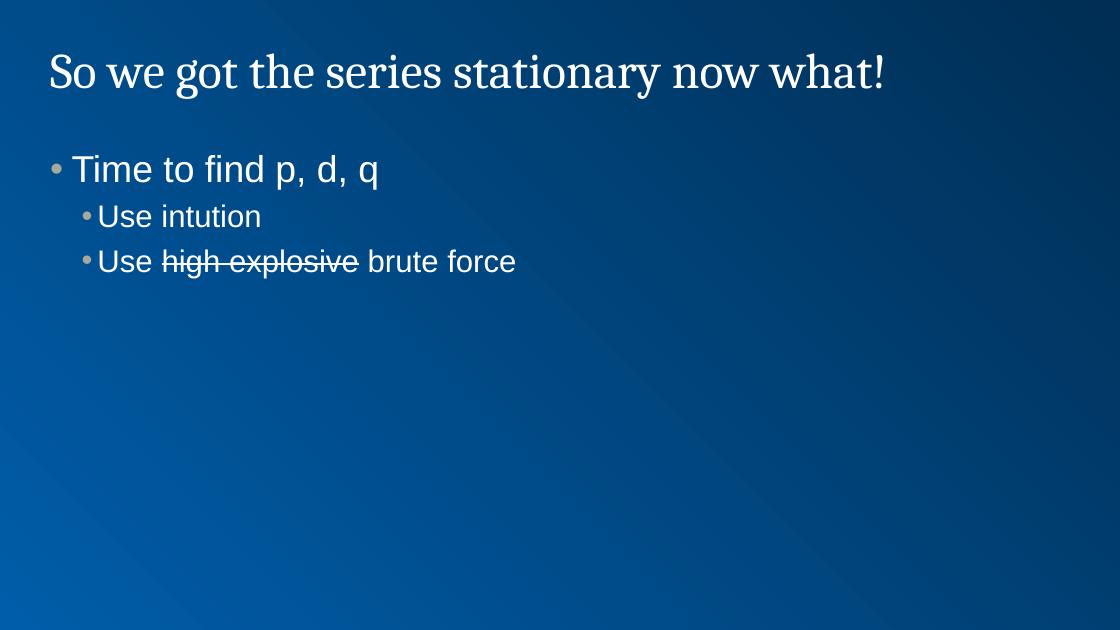
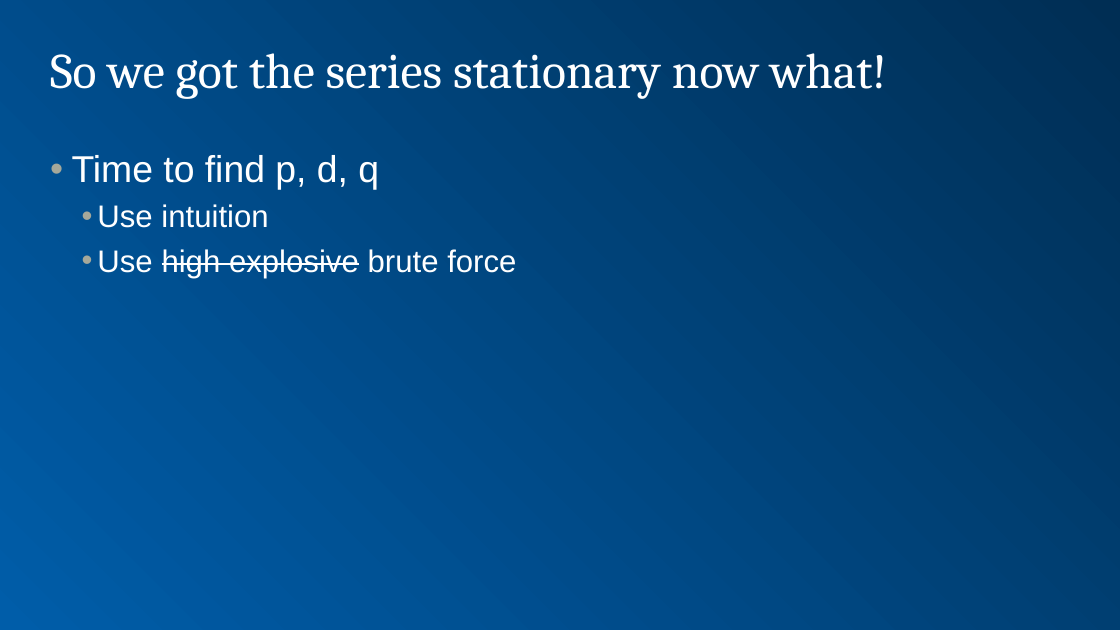
Before and after one commit to bdelahoussaye/Quantifying_case8, a slide deck: slide 12 of Week 4-2018.pptx. Drawn at 1120x630 pixels with LibreOffice and Linux fonts; fonts in the diff are those of the drawing; background and template pictures are left out. Boxes give left, top, right and bottom in pixels: in the first picture for what was removed or moved away, otherwise in the second. Text is boxed around its words. In the diff, an @@ line names an element or a change of style, - is before the commit and + after.

```diff
--- a/Week 4-2018.pptx
+++ b/Week 4-2018.pptx
@@ text at (97, 204, 268, 228): text changed @@
-  • Use intution
+  • Use intuition
```
Also in this commit, not shown: 9 other slides changed, 1 other file.
